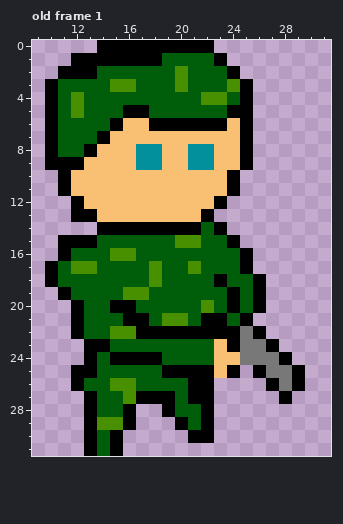
Animated GIF sprite -- ShivaSprites/Humans/Soldiers/Pistol/Soldier_Pistol_SouthEast.gif. Above: the version before the commit.
The file is 32x32 pixels. Shown: old frame 1: x 9..31, y 0..31.
Now the later version:
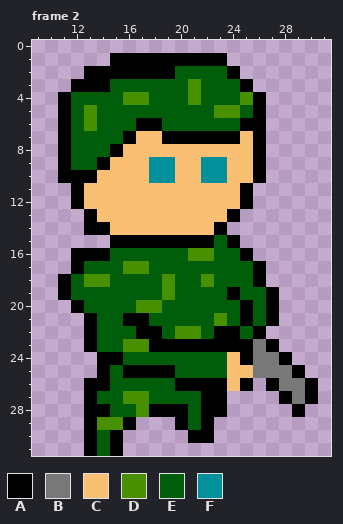
Palette (. is transparent): A #000000  B #787878  C #f9c074  D #489000  E #005e0b  F #02909d
A new or re-ordered frame is compared with the old frame closest to it.
Difference:
frames 1 -> 2
Changed rows in their new state; - is an unchanged pixel.
Frame 2 is new; against old frame 1:
first column x 10:
 0 ----.........--------
 1 --...----AAAA--------
 2 -..-AAAAAAE----------
 3 ..AAAEE---ED--E------
 4 .AE---DD---DEE-DA----
 5 .AED--EE-----DDEA----
 6 .A-D-EEA-EEEEEE-A----
 7 .A--EEA--AAAAAACA----
 8 .A-EEA-CC--CC--CA----
 9 .-EEA--C-F-C-F-CA----
10 --AA----FF--FFCCA----
11 -.A-----------CA-----
12 -------------CCA-----
13 --.---------CCA------
14 ---A-CCCCCCCC--------
15 -....AAAAAAAA--------
16 -.AAAEE----DD--------
17 ..AE--DDE--E---EA----
18 .A-DD---ED--DE-------
19 ------EE-D------EA---
20 -----EEDD---E-EAEA---
21 --.A-----EE-ED--EA---
22 --.A-EE--EDDE--E-----
23 ----E-DDAAAAAA-A-----
24 ---.A-EEE----E-A-----
25 --..A-AAA-EEEECCB----
26 --.AAEE---A--ACA---BA
27 -------DEE-E-A-----BA
28 ----A-EDA-A--A-----A-
